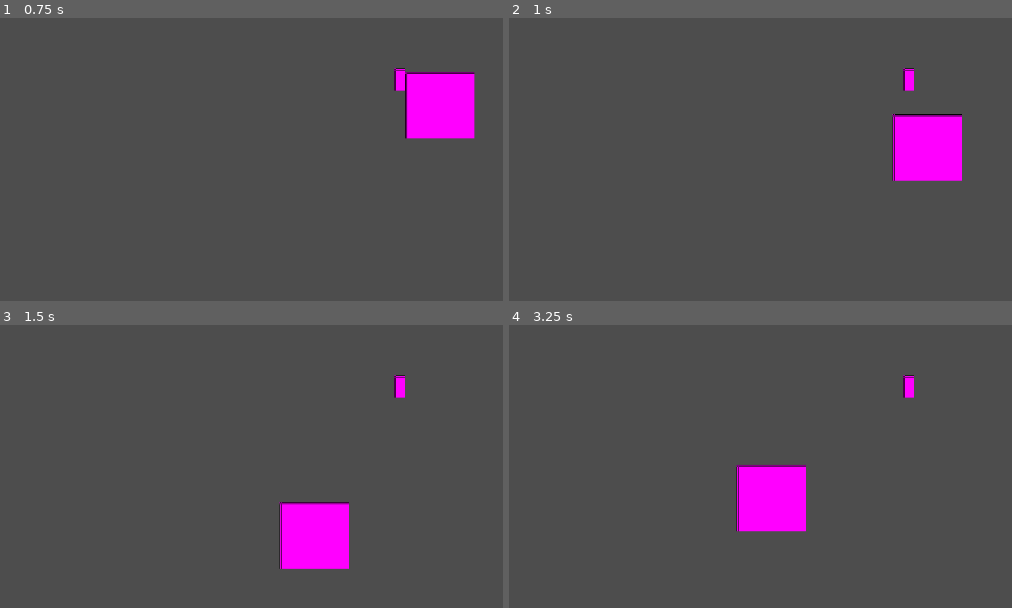
Above: before the commit, frames 1-4 (two rows, left to right).
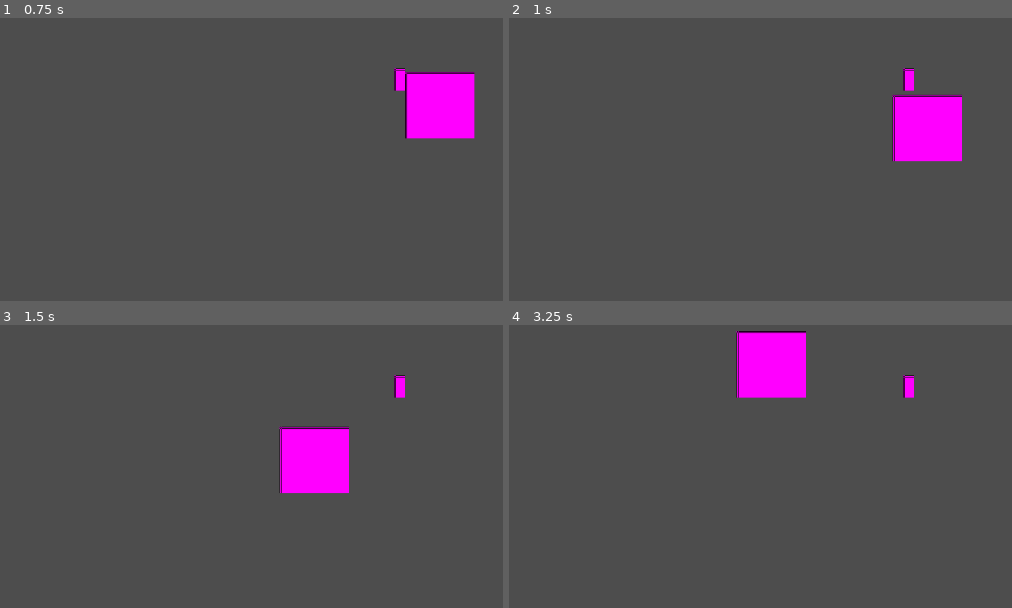
Above: after the commit, the same moments.

Repository: INV-matt/GMTK-game-jam
Game: Godot game, scene res://Scenes/main.tscn
Same seed, same stepped clock (60 frames per second), same inputs: the game is played once before the commit and once after it.
Inputs:
- Up to frame 1 (0.75 s): hold D (pl_right) from 0.53 s (still down); hold Space (pl_jump) from 0.53 s (still down)
- Up to frame 2 (1 s): keep holding D (pl_right); keep holding Space (pl_jump)
- Up to frame 3 (1.5 s): keep holding D (pl_right); release Space (pl_jump) at 1.28 s; tap Space (pl_jump) at 1.35 s
- Up to frame 4 (3.25 s): tap Space (pl_jump) at 1.52, 1.82, 2.85, 3.02 s; release D (pl_right) at 2.03 s; hold A (pl_left) 2.03-2.78 s; hold Space (pl_jump) 2.03-2.78 s; hold D (pl_right) from 2.78 s (still down)

Frame 1 is identical in both runs. In frame 2, 2.1% of the frame differs, in the area x 76-91%, y 27-58%; in frame 3, 6.5%; in frame 4, 6.6%, in the area x 45-60%, y 2-74%.

Commit message:
Added Jump Cutting

Diff:
--- a/Scripts/player.gd
+++ b/Scripts/player.gd
@@ -67,7 +67,7 @@
 
 #region JUMP
 func _handleJump() -> void:
-  if Input.get_action_strength("pl_jump"): _frameSinceJumpPressed = 0
+  if Input.is_action_just_pressed("pl_jump"): _frameSinceJumpPressed = 0
 
   if _frameSinceJumpPressed > JumpBuffer: return
 
@@ -83,6 +83,8 @@
     _jump()
     return
 
+  if Input.is_action_just_released("pl_jump") && velocity.y < 0: velocity.y = 0 # Basic jump cutting
+
 
 func _jump() -> void:
   _jumpCount += 1
